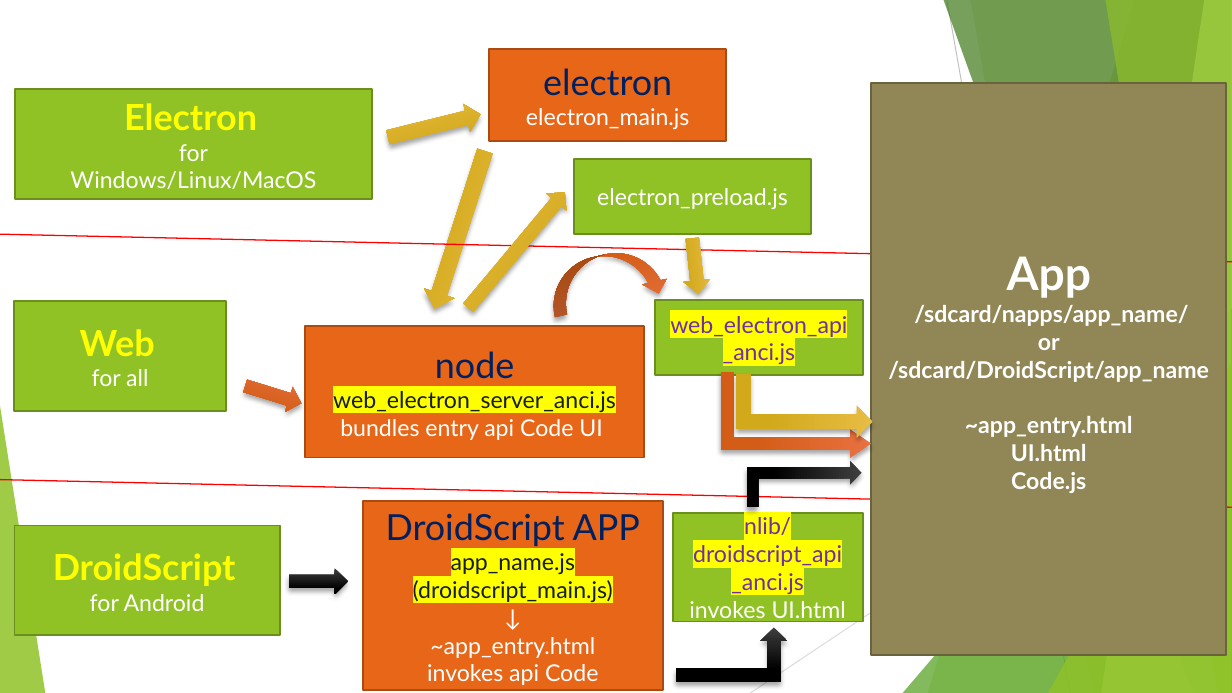
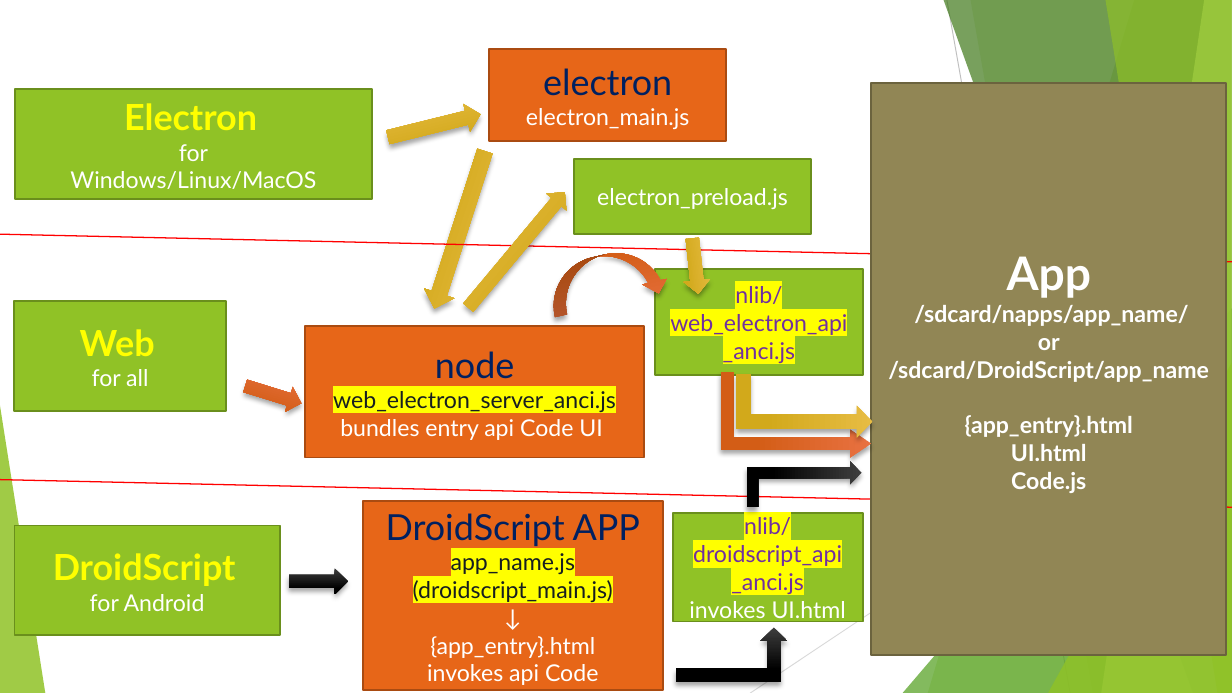
Before and after one commit to jjtseng93/Android-Node.js-Common-Interface, a slide deck: slide 2 of Project_Structure.pptx. Drawn at 1232x693 pixels with LibreOffice and Linux fonts; fonts in the diff are those of the drawing. Boxes give left, top, right and bottom in pixels: in the first picture for what was removed or moved away, otherwise in the second. Text is boxed around its words. In the diff, an @@ line names an element or a change of style, - is before the commit and + after.

Commit message:
Updated Project_Structure
Changed api location and app_entry file name

```diff
--- a/Project_Structure.pptx
+++ b/Project_Structure.pptx
@@ rectangle "nlib/": place and size @@
-rectangle "nlib/" at box(655, 300, 863, 375)
+rectangle "nlib/" at box(655, 269, 863, 375)
@@ text in rectangle at box(735, 286, 782, 304): paragraph added @@
+nlib/
@@ text in rectangle at box(965, 415, 1133, 437): text changed @@
-~app_entry.html
+{app_entry}.html
@@ text in rectangle at box(430, 636, 595, 658): text changed @@
-~app_entry.html
+{app_entry}.html
```
Also in this commit, not shown: 1 other slide changed, 1 other file.
